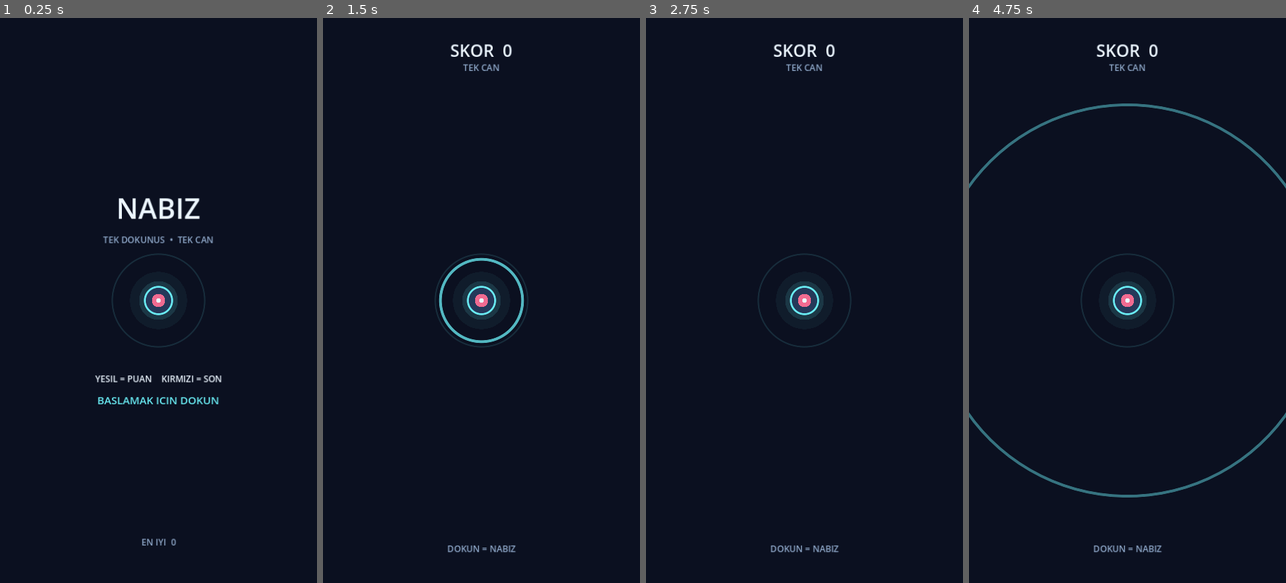
Above: before the commit, frames 1-4 (left to right).
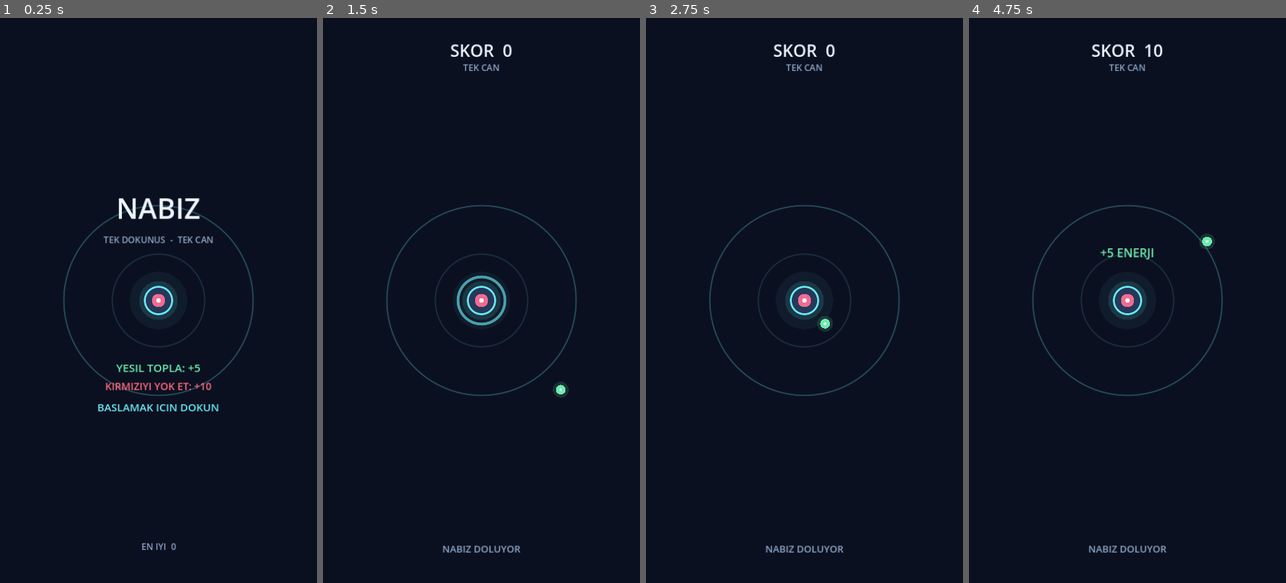
Above: after the commit, the same moments.

Repository: imhollyy/nabiz-game
Game: Godot game, scene res://scenes/game.tscn
Same seed, same stepped clock (60 frames per second), same inputs: the game is played once before the commit and once after it.
Inputs (mouse positions are in pixels of both pictures, inside the frame that each line leads up to):
- Up to frame 1 (0.25 s): no input
- Up to frame 2 (1.5 s): tap Enter at 0.5 s; move the mouse to (551, 272) at 0.52 s; click (551, 272) at 0.67 s; tap Space at 1.25 s; move the mouse to (418, 328) at 1.27 s; click (418, 328) at 1.42 s
- Up to frame 3 (2.75 s): move the mouse to (836, 176) at 2.02 s; click (836, 176) at 2.17 s
- Up to frame 4 (4.75 s): move the mouse to (1111, 413) at 2.77 s; click (1111, 413) at 2.92 s; move the mouse to (1222, 385) at 3.52 s; click (1222, 385) at 3.67 s; move the mouse to (1032, 215) at 4.27 s; click (1032, 215) at 4.42 s

The runs differ from the first frame. In frame 1, 2.0% of the frame differs, in the area x 20-80%, y 33-95%; in frame 2, 1.5%; in frame 3, 0.8%; in frame 4, 2.6%, in the area x 0-100%, y 4-95%.

Commit message:
fix(game): destroy red threats, preserve green energy and balance one-life play

Diff:
--- a/scripts/game.gd
+++ b/scripts/game.gd
@@ -1,6 +1,6 @@
 extends Node2D
-## NABIZ v0.1 — a single-life, one-touch score prototype.
-## No external assets, network requests, ads or account system.
+## NABIZ v0.2: one touch, one life, fair and rewarding pulse gameplay.
+## A pulse DESTROYS red threats within range; green energy is unaffected.
 
 enum Phase { MENU, PLAYING, GAME_OVER }
 
@@ -12,11 +12,15 @@
 const GREEN := Color("#6decae")
 const CORE_RADIUS := 31.0
 const PARTICLE_RADIUS := 11.0
-const PULSE_COOLDOWN := 0.72
-const PULSE_SPEED := 1400.0
-const PULSE_MAX_RADIUS := 950.0
-const PULSE_IMPULSE := 470.0
-const BASE_SPAWN_INTERVAL := 1.10
+const SPAWN_DISTANCE := 300.0
+const PULSE_COOLDOWN := 0.65
+const PULSE_SPEED := 800.0
+const PULSE_MAX_RADIUS := 215.0
+const BASE_SPAWN_INTERVAL := 1.48
+const MIN_SPAWN_INTERVAL := 0.95
+const GREEN_SCORE := 5
+const RED_SCORE := 10
+const COMBO_WINDOW := 3.5
 const BEST_SCORE_PATH := "user://nabiz_high_score.txt"
 
 var phase: Phase = Phase.MENU
@@ -25,9 +29,15 @@
 var score: int = 0
 var best_score: int = 0
 var seconds_alive: float = 0.0
-var spawn_timer: float = 0.7
+var spawn_timer: float = 0.65
 var pulse_timer: float = 0.0
-var next_pulse_id: int = 0
+var spawn_count: int = 0
+var last_red_spawn_at: float = -100.0
+var red_combo: int = 0
+var last_red_destroyed_at: float = -100.0
+var feedback_text: String = ""
+var feedback_color: Color = WHITE
+var feedback_timer: float = 0.0
 
 
 func _ready() -> void:
@@ -47,11 +57,12 @@
 	if phase != Phase.PLAYING:
 		_start_game()
 		return
+
+	# Prevent rapid tapping; player must time the next pulse.
 	if pulse_timer > 0.0:
 		return
 	pulse_timer = PULSE_COOLDOWN
-	next_pulse_id += 1
-	pulses.append({"id": next_pulse_id, "radius": 0.0})
+	pulses.append({"previous_radius": 0.0, "radius": 0.0})
 	queue_redraw()
 
 
@@ -61,9 +72,14 @@
 	pulses.clear()
 	score = 0
 	seconds_alive = 0.0
-	spawn_timer = 1.0
+	spawn_timer = 0.65
 	pulse_timer = 0.0
-	next_pulse_id = 0
+	spawn_count = 0
+	last_red_spawn_at = -100.0
+	red_combo = 0
+	last_red_destroyed_at = -100.0
+	feedback_text = ""
+	feedback_timer = 0.0
 	queue_redraw()
 
 
@@ -73,80 +89,117 @@
 
 	seconds_alive += delta
 	pulse_timer = maxf(0.0, pulse_timer - delta)
+	feedback_timer = maxf(0.0, feedback_timer - delta)
+	if red_combo > 0 and seconds_alive - last_red_destroyed_at > COMBO_WINDOW:
+		red_combo = 0
+
 	spawn_timer -= delta
 	if spawn_timer <= 0.0:
 		_spawn_particle()
-		# Gradual increase in density; caps before becoming impossible.
-		spawn_timer = maxf(0.40, BASE_SPAWN_INTERVAL - seconds_alive * 0.004)
-
+		# Gentle ramp: player gets time to learn; upper limit protects fairness.
+		spawn_timer = maxf(MIN_SPAWN_INTERVAL, BASE_SPAWN_INTERVAL - seconds_alive * 0.003)
+
+	# The wave is a moving ring with a MAXIMUM range, not a full-screen attack.
 	for i in range(pulses.size() - 1, -1, -1):
-		pulses[i]["radius"] = float(pulses[i]["radius"]) + PULSE_SPEED * delta
-		if float(pulses[i]["radius"]) > PULSE_MAX_RADIUS:
+		pulses[i]["previous_radius"] = float(pulses[i]["radius"])
+		pulses[i]["radius"] = minf(PULSE_MAX_RADIUS, float(pulses[i]["radius"]) + PULSE_SPEED * delta)
+		if float(pulses[i]["previous_radius"]) >= PULSE_MAX_RADIUS:
 			pulses.remove_at(i)
 
 	var center := get_viewport_rect().size / 2.0
 	for i in range(particles.size() - 1, -1, -1):
 		var particle: Dictionary = particles[i]
 		var pos: Vector2 = particle["pos"]
-		var vel: Vector2 = particle["vel"]
-		var toward := (center - pos).normalized()
-		var speed := float(particle["speed"])
-
-		# A pulse pushes BOTH dangerous and beneficial particles away.
-		for pulse in pulses:
-			var pulse_id: int = pulse["id"]
-			if int(particle["last_pulse_id"]) == pulse_id:
+		var distance := pos.distance_to(center)
+		var is_danger: bool = particle["danger"]
+
+		# Only RED threats are destroyed by a pulse. Green is never pushed away.
+		if is_danger:
+			var destroyed := false
+			for pulse in pulses:
+				var outer: float = pulse["radius"]
+				var inner: float = pulse["previous_radius"]
+				# Crossing check accommodates movement between rendered frames.
+				if distance <= outer + PARTICLE_RADIUS and distance >= inner - PARTICLE_RADIUS:
+					destroyed = true
+					break
+			if destroyed:
+				particles.remove_at(i)
+				_award_red()
 				continue
-			if pos.distance_to(center) <= float(pulse["radius"]):
-				vel += (pos - center).normalized() * PULSE_IMPULSE
-				particle["last_pulse_id"] = pulse_id
-
-		# Homing resumes gradually after the pulse kick.
-		vel = vel.move_toward(toward * speed, 260.0 * delta)
-		pos += vel * delta
+
+		# All remaining particles travel straight toward the core.
+		var direction := (center - pos).normalized()
+		var speed: float = particle["speed"]
+		pos += direction * speed * delta
 		particle["pos"] = pos
-		particle["vel"] = vel
-
-		if pos.distance_to(center) <= CORE_RADIUS + PARTICLE_RADIUS * 0.65:
-			if bool(particle["danger"]):
-				_end_game()  # A single red impact ends the entire run.
+		distance = pos.distance_to(center)
+
+		if distance <= CORE_RADIUS + PARTICLE_RADIUS * 0.65:
+			particles.remove_at(i)
+			if is_danger:
+				_end_game() # Exactly one red impact = immediate game over.
 				break
-			score += 1
+			score += GREEN_SCORE
+			_show_feedback("+%d ENERJI" % GREEN_SCORE, GREEN)
+		elif distance > 1800.0:
 			particles.remove_at(i)
-		elif pos.distance_to(center) > 1800.0:
-			particles.remove_at(i)
-
-	queue_redraw()
+
+	queue_redraw()
+
+
+func _award_red() -> void:
+	if seconds_alive - last_red_destroyed_at <= COMBO_WINDOW:
+		red_combo = mini(red_combo + 1, 3)
+	else:
+		red_combo = 1
+	last_red_destroyed_at = seconds_alive
+	var points := RED_SCORE * red_combo
+	score += points
+	if red_combo > 1:
+		_show_feedback("+%d  KOMBO x%d" % [points, red_combo], CYAN)
+	else:
+		_show_feedback("+%d SAVUNMA" % points, CYAN)
+
+
+func _show_feedback(value: String, color: Color) -> void:
+	feedback_text = value
+	feedback_color = color
+	feedback_timer = 0.75
 
 
 func _spawn_particle() -> void:
+	# All particles appear at a predictable distance from the core.
 	var size := get_viewport_rect().size
-	var edge := randi_range(0, 3)
-	var margin := 18.0
-	var pos := Vector2.ZERO
-	match edge:
-		0:
-			pos = Vector2(randf_range(margin, size.x - margin), margin)
-		1:
-			pos = Vector2(size.x - margin, randf_range(margin, size.y - margin))
-		2:
-			pos = Vector2(randf_range(margin, size.x - margin), size.y - margin)
-		_:
-			pos = Vector2(margin, randf_range(margin, size.y - margin))
 	var center := size / 2.0
-	var speed := 105.0 + minf(seconds_alive * 1.10, 125.0) + randf_range(-12.0, 12.0)
+	var angle := randf_range(0.0, TAU)
+	var pos := center + Vector2.from_angle(angle) * SPAWN_DISTANCE
+
+	# Three opening green energies: scoring is possible BEFORE the first danger.
+	var is_danger := false
+	if spawn_count == 3:
+		is_danger = true
+	elif spawn_count > 3:
+		var enough_space_since_red := seconds_alive - last_red_spawn_at >= 2.2
+		is_danger = enough_space_since_red and randf() < minf(0.45, 0.33 + seconds_alive * 0.0012)
+
+	if is_danger:
+		last_red_spawn_at = seconds_alive
+	spawn_count += 1
+	var base_speed := 125.0 if is_danger else 160.0
+	var speed := base_speed + minf(seconds_alive * 0.33, 43.0)
 	particles.append({
 		"pos": pos,
-		"vel": (center - pos).normalized() * speed,
 		"speed": speed,
-		"danger": randf() < 0.42,
-		"last_pulse_id": -1
+		"danger": is_danger
 	})
 
 
 func _end_game() -> void:
 	phase = Phase.GAME_OVER
 	pulses.clear()
+	feedback_text = ""
+	feedback_timer = 0.0
 	if score > best_score:
 		best_score = score
 		_save_best_score()
@@ -174,7 +227,8 @@
 	var font := ThemeDB.fallback_font
 	draw_rect(Rect2(Vector2.ZERO, size), BG)
 
-	# A quiet orbital guide and glowing core, all generated from code.
+	# Range indicator: red threats can only be hit INSIDE this ring.
+	draw_arc(center, PULSE_MAX_RADIUS, 0.0, TAU, 96, Color(CYAN, 0.25), 2.0, true)
 	draw_arc(center, 105.0, 0.0, TAU, 96, Color(CYAN, 0.13), 2.0, true)
 	draw_circle(center, 65.0, Color(CYAN, 0.055))
 	draw_circle(center, 44.0, Color(CYAN, 0.13))
@@ -193,7 +247,7 @@
 		var color: Color = RED if bool(particle["danger"]) else GREEN
 		draw_circle(pos, PARTICLE_RADIUS + 7.0, Color(color, 0.15))
 		if bool(particle["danger"]):
-			# Triangle adds a visual cue independent of the red/green color.
+			# Triangle shape marks danger even for users with color-vision differences.
 			var triangle := PackedVector2Array([
 				pos + Vector2(0.0, -PARTICLE_RADIUS - 2.0),
 				pos + Vector2(-PARTICLE_RADIUS - 2.0, PARTICLE_RADIUS),
@@ -207,13 +261,17 @@
 	if phase == Phase.PLAYING:
 		_draw_centered(font, "SKOR  %d" % score, 88.0, 38, WHITE, size.x)
 		_draw_centered(font, "TEK CAN", 120.0, 20, MUTED, size.x)
-		_draw_centered(font, "DOKUN = NABIZ", size.y - 70.0, 20, MUTED, size.x)
+		var pulse_status := "NABIZ HAZIR" if pulse_timer <= 0.0 else "NABIZ DOLUYOR"
+		_draw_centered(font, pulse_status, size.y - 69.0, 22, CYAN if pulse_timer <= 0.0 else MUTED, size.x)
+		if feedback_timer > 0.0:
+			_draw_centered(font, feedback_text, center.y - 98.0, 27, feedback_color, size.x)
 	elif phase == Phase.MENU:
 		_draw_centered(font, "NABIZ", center.y - 185.0, 64, WHITE, size.x)
-		_draw_centered(font, "TEK DOKUNUS  •  TEK CAN", center.y - 130.0, 20, MUTED, size.x)
-		_draw_centered(font, "YESIL = PUAN    KIRMIZI = SON", center.y + 185.0, 20, WHITE, size.x)
-		_draw_centered(font, "BASLAMAK ICIN DOKUN", center.y + 235.0, 24, CYAN, size.x)
-		_draw_centered(font, "EN IYI  %d" % best_score, size.y - 85.0, 20, MUTED, size.x)
+		_draw_centered(font, "TEK DOKUNUS  -  TEK CAN", center.y - 130.0, 20, MUTED, size.x)
+		_draw_centered(font, "YESIL TOPLA: +5", center.y + 162.0, 25, GREEN, size.x)
+		_draw_centered(font, "KIRMIZIYI YOK ET: +10", center.y + 203.0, 23, RED, size.x)
+		_draw_centered(font, "BASLAMAK ICIN DOKUN", center.y + 251.0, 24, CYAN, size.x)
+		_draw_centered(font, "EN IYI  %d" % best_score, size.y - 75.0, 20, MUTED, size.x)
 	else:
 		draw_rect(Rect2(Vector2.ZERO, size), Color("#070b15aa"))
 		_draw_centered(font, "OYUN BITTI", center.y - 100.0, 54, RED, size.x)
